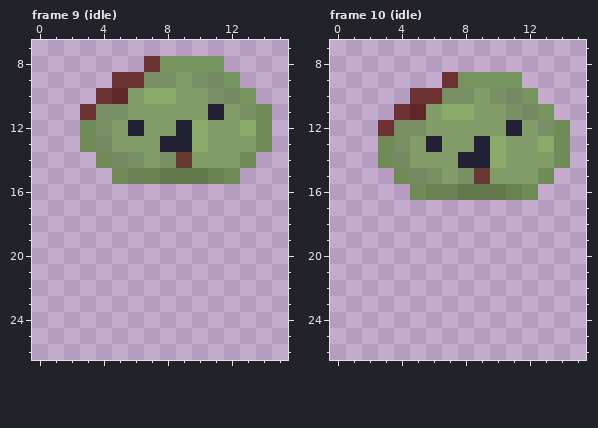
Two versions of one pixel-art file, sprites/enemies/zombie.aseprite. The picture above was drawn from the file before the commit.
16x27 pixels, 10 frames. Colours within 5 levels of each other are drawn and written as one. Shown: frame 9 (idle): x 0..15, y 7..26; frame 10 (idle): x 0..15, y 7..26.
Now the later version:
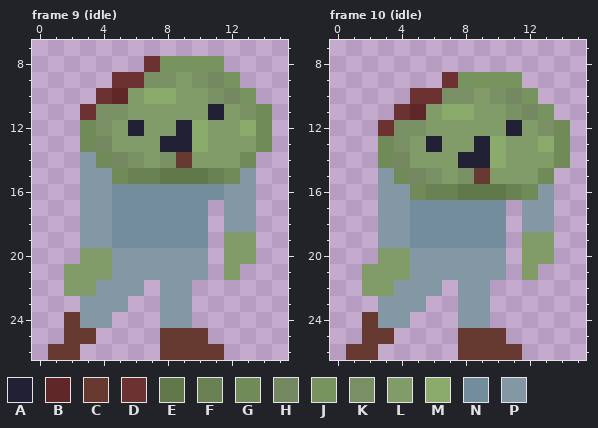
Palette (. is transparent): A #222034  B #5f2727  C #663931  D #6c3232  E #61794a  F #6a8253  G #708a58  H #748962  J #77935e  K #799064  L #819c68  M #8bab6d  N #738d9c  P #8398a4
Change:
Frame 9 (idle), layers "body/Layer 1", "pants/Layer 2":
Colour C is added in row 24 at x 2; in row 25 at x 2 to 3 and 8 to 10; in row 26 at x 1 to 2 and 8 to 11.
Colour L is added in row 19 at x 12 to 13; in row 20 at x 3 to 4 and 12 to 13; in row 21 at x 2 to 4 and 12; in row 22 at x 2 to 3.
Colour N is added in row 16 at x 5 to 11; in rows 17 to 19 at x 5 to 10.
Colour P is added in row 14 at x 3; in row 15 at x 3 to 4 and 13; in rows 16 to 18 at x 3 to 4 and 12 to 13; in row 19 at x 3 to 4; in rows 20 to 21 at x 5 to 10; in row 22 at x 4 to 6 and 8 to 9.
Colour P is added in row 23 at x 3 to 5 and 8 to 9; in row 24 at x 3 to 4 and 8 to 9.
Frame 10 (idle), layers "body/Layer 1", "pants/Layer 2":
Colour C is added in row 24 at x 2; in row 25 at x 2 to 3 and 8 to 10; in row 26 at x 1 to 2 and 8 to 11.
Colour L is added in row 19 at x 12 to 13; in row 20 at x 3 to 4 and 12 to 13; in row 21 at x 2 to 4 and 12; in row 22 at x 2 to 3.
Colour N is added in rows 17 to 19 at x 5 to 10.
Colour P is added in row 15 at x 3; in row 16 at x 3 to 4 and 13; in rows 17 to 18 at x 3 to 4 and 12 to 13; in row 19 at x 3 to 4; in rows 20 to 21 at x 5 to 10; in row 22 at x 4 to 6 and 8 to 9.
Colour P is added in row 23 at x 3 to 5 and 8 to 9; in row 24 at x 3 to 4 and 8 to 9.
